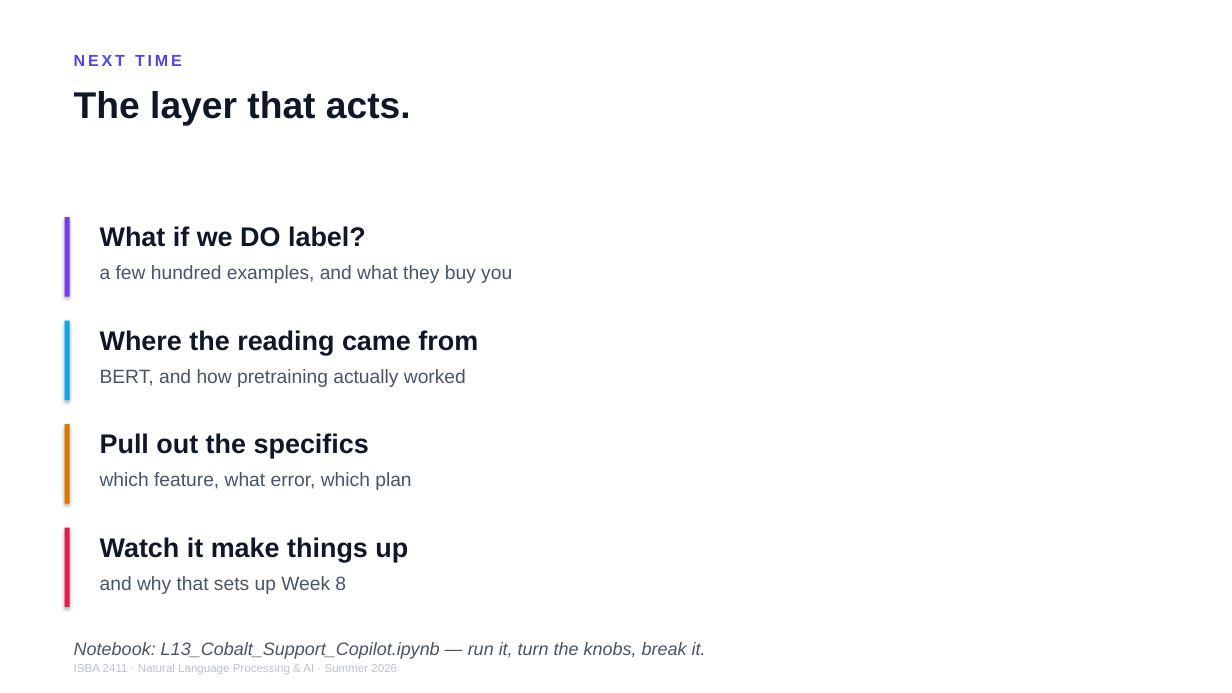
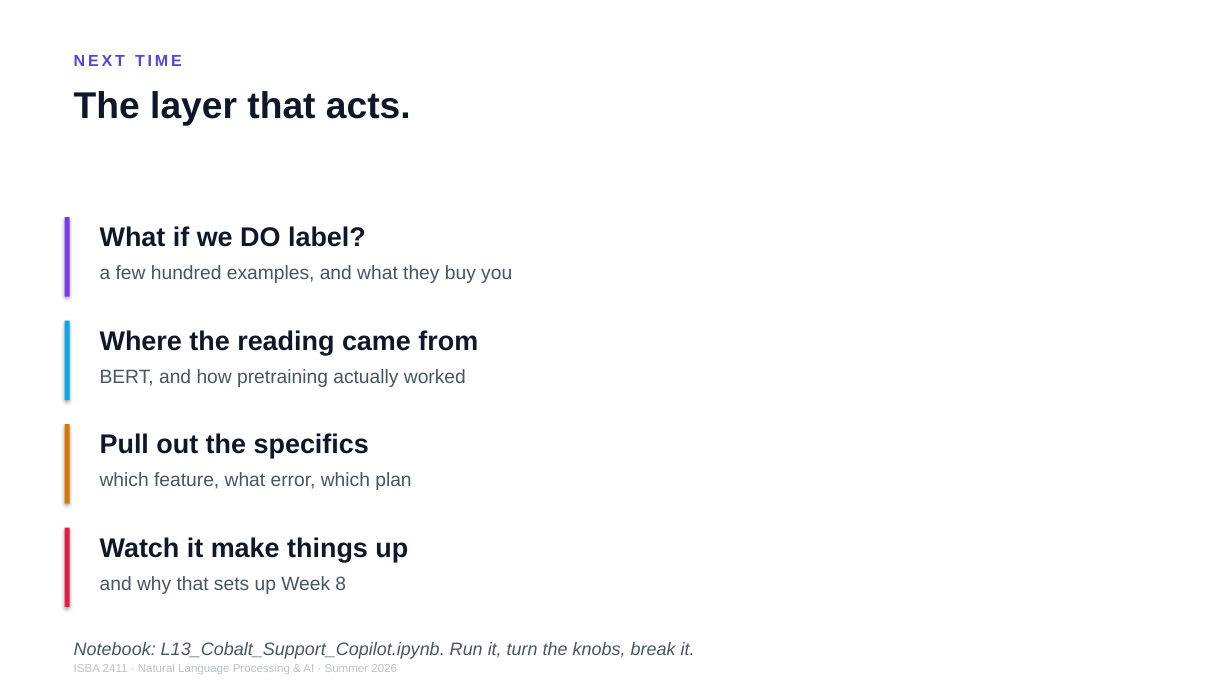
Before and after one commit to JulesMalin/isba2411-nlp, a slide deck: slide 22 of Week 7/L13_Support_Copilot.pptx. Drawn at 1232x693 pixels with LibreOffice and Linux fonts; fonts in the diff are those of the drawing. Boxes give left, top, right and bottom in pixels: in the first picture for what was removed or moved away, otherwise in the second. Text is boxed around its words. In the diff, an @@ line names an element or a change of style, - is before the commit and + after.

```diff
--- a/Week 7/L13_Support_Copilot.pptx
+++ b/Week 7/L13_Support_Copilot.pptx
@@ text at [74,642,695,659]: text changed @@
-Notebook: L13_Cobalt_Support_Copilot.ipynb — run it, turn the knobs, break it.
+Notebook: L13_Cobalt_Support_Copilot.ipynb. Run it, turn the knobs, break it.
```
Also in this commit, not shown: 18 other slides changed.
